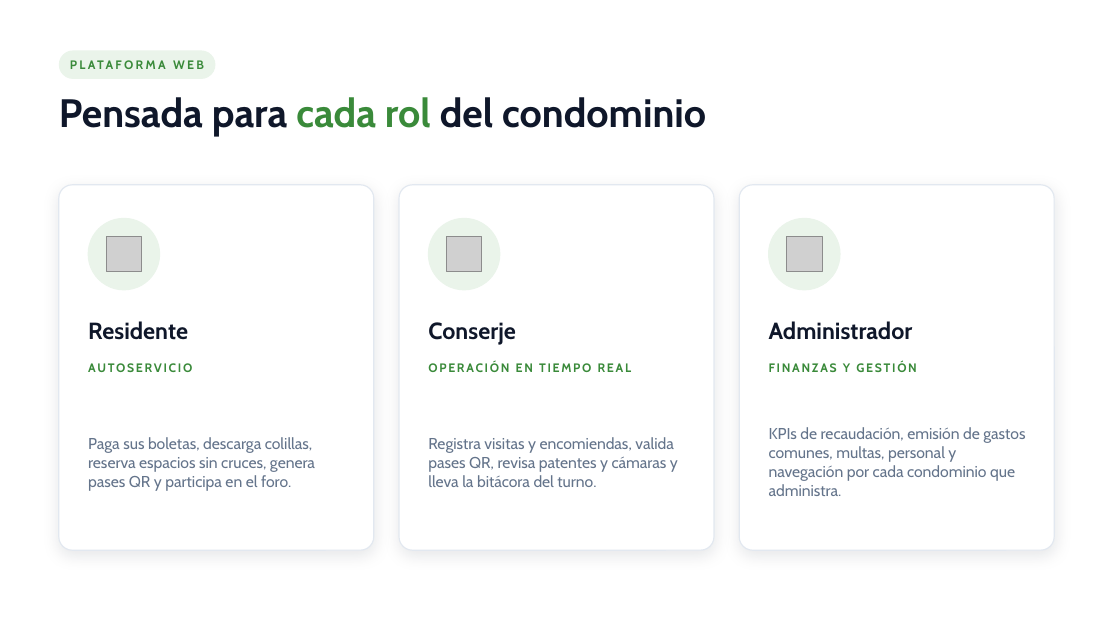
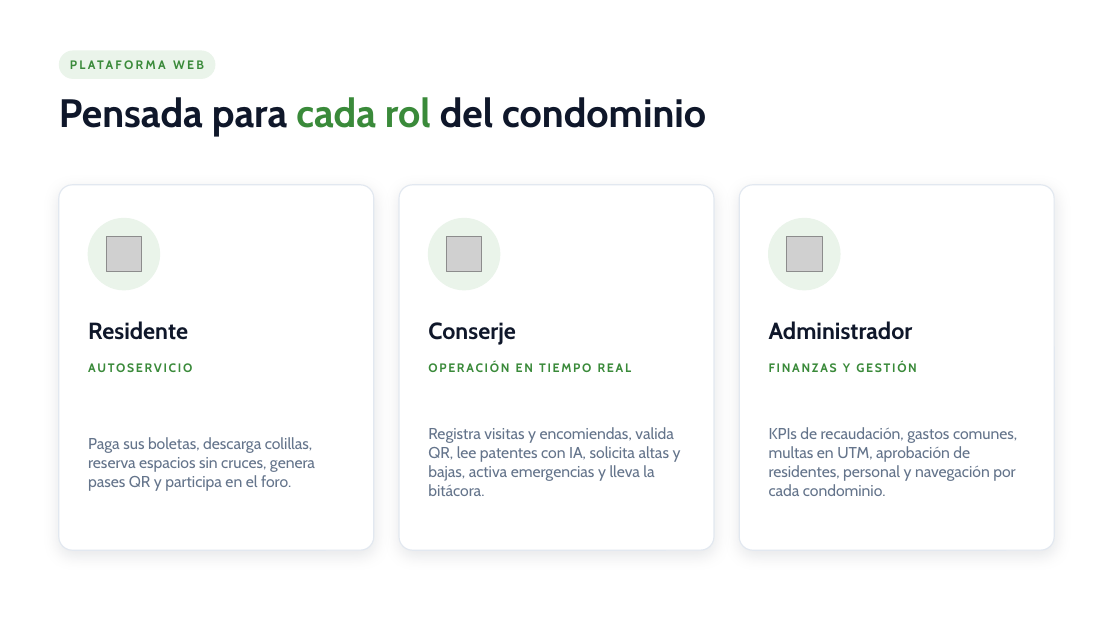
Before and after one commit to Ela04/Capstone, a slide deck: slide 5 of Fase 2/Evidencias Proyecto/Presentación Proyecto Fase 2.pptx. Drawn at 1120x630 pixels with LibreOffice and Linux fonts; fonts in the diff are those of the drawing; grey boxes stand for pictures; background and template pictures are left out. Boxes give left, top, right and bottom in pixels: in the first picture for what was removed or moved away, otherwise in the second. Text is boxed around its words. In the diff, an @@ line names an element or a change of style, - is before the commit and + after.

Commit message:
docs: actualiza documentos con Cámara IA YOLOv9 + OCR, botón de emergencia y video del Home

```diff
--- a/Fase 2/Evidencias Proyecto/Presentación Proyecto Fase 2.pptx
+++ b/Fase 2/Evidencias Proyecto/Presentación Proyecto Fase 2.pptx
@@ text at <box>428,427,681,496</box>: text changed @@
-Registra visitas y encomiendas, valida pases QR, revisa patentes y cámaras y lleva la bitácora del turno.
+Registra visitas y encomiendas, valida QR, lee patentes con IA, solicita altas y bajas, activa emergencias y lleva la bitácora.
@@ text at <box>769,427,1017,496</box>: text changed @@
-KPIs de recaudación, emisión de gastos comunes, multas, personal y navegación por cada condominio que administra.
+KPIs de recaudación, gastos comunes, multas en UTM, aprobación de residentes, personal y navegación por cada condominio.
```
Also in this commit, not shown: 5 other slides changed, 37 other files.
